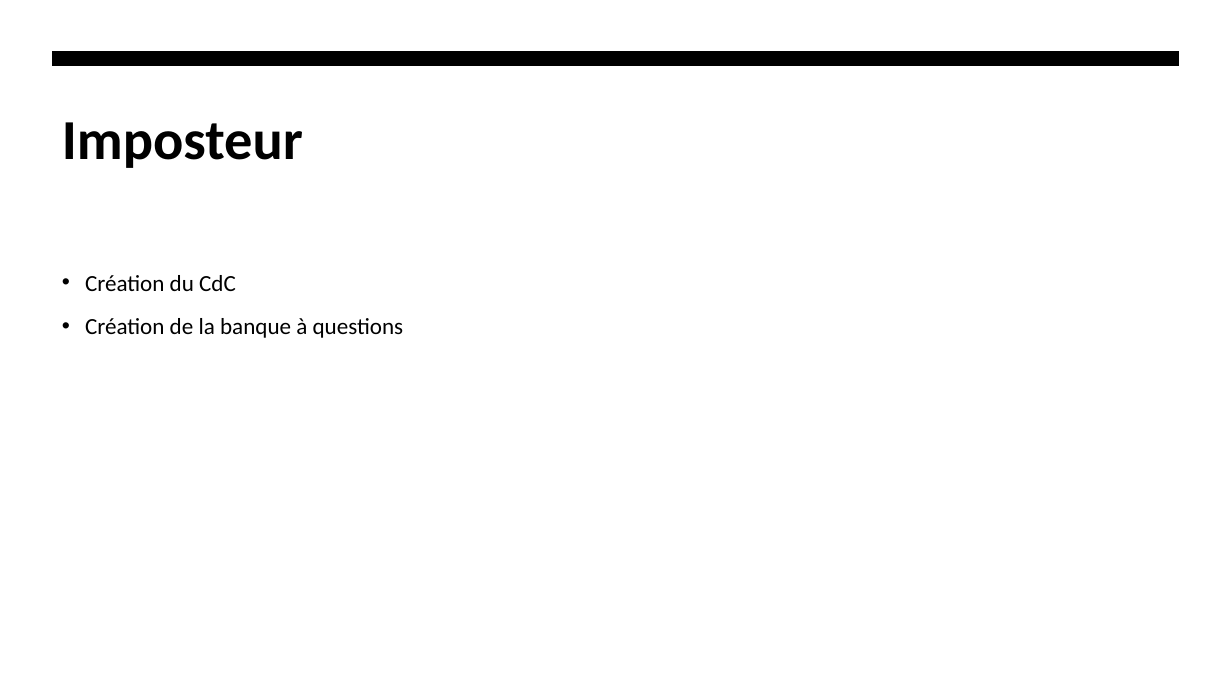
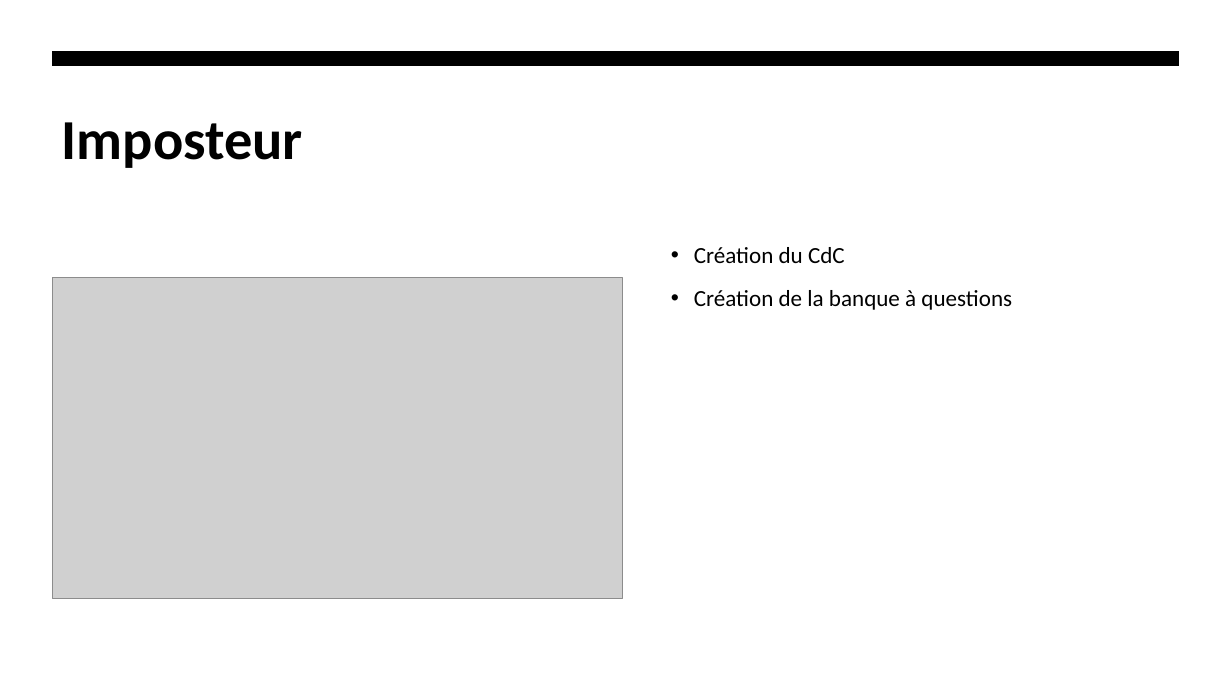
Before and after one commit to Agashae/MoonWebsite, a slide deck: slide 4 of annexe/Presentation.pptx. Drawn at 1232x693 pixels with LibreOffice and Linux fonts; fonts in the diff are those of the drawing; grey boxes stand for pictures. Boxes give left, top, right and bottom in pixels: in the first picture for what was removed or moved away, otherwise in the second. Text is boxed around its words. In the diff, an @@ line names an element or a change of style, - is before the commit and + after.

```diff
--- a/annexe/Presentation.pptx
+++ b/annexe/Presentation.pptx
@@ rectangle added at [0,0,1232,693], fill #FFFFFF @@
@@ text "Création du CdC": place and size @@
-text "Création du CdC" at [85,275,404,338]
+text "Création du CdC" at [694,247,1012,310]
@@ picture added at [53,278,623,599] @@
```
Also in this commit, not shown: 3 other slides changed.
